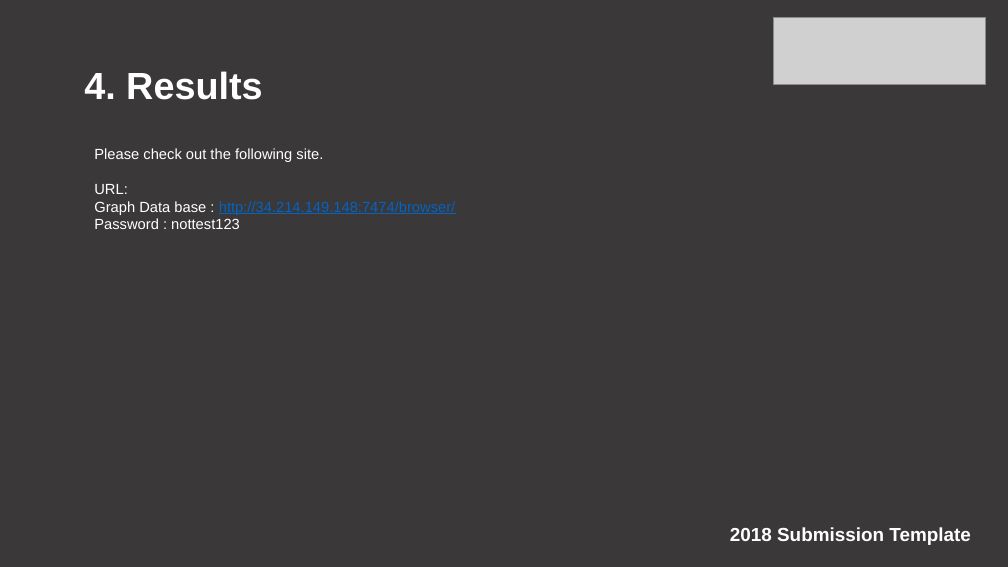
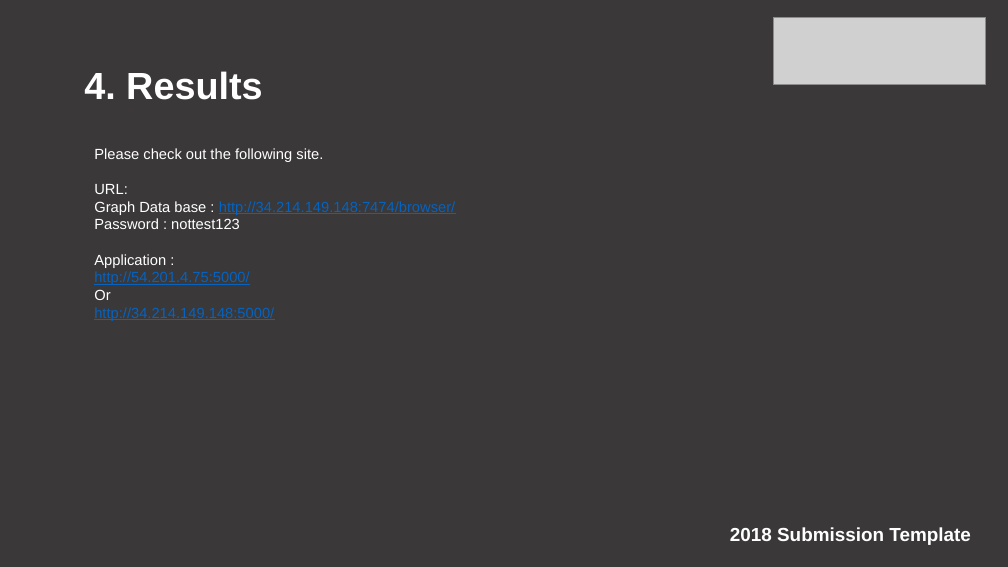
Before and after one commit to apingali/Apps-Consultants, a slide deck: slide 9 of ColoradoCDO_AnalyticsChallenge_Final_Submission_Template.pptx. Drawn at 1008x567 pixels with LibreOffice and Linux fonts; fonts in the diff are those of the drawing; grey boxes stand for pictures. Boxes give left, top, right and bottom in pixels: in the first picture for what was removed or moved away, otherwise in the second. Text is boxed around its words. In the diff, an @@ line names an element or a change of style, - is before the commit and + after.

Commit message:
updated ppt

```diff
--- a/ColoradoCDO_AnalyticsChallenge_Final_Submission_Template.pptx
+++ b/ColoradoCDO_AnalyticsChallenge_Final_Submission_Template.pptx
@@ text at (94,254,274,321): paragraphs added @@
+Application :
+http://54.201.4.75:5000/
+Or
+http://34.214.149.148:5000/
```
